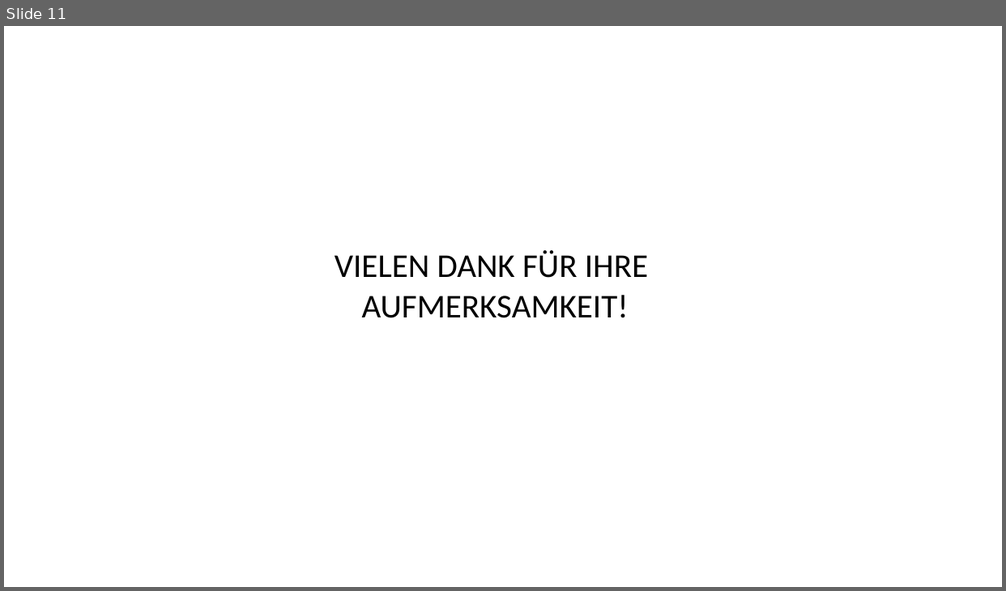
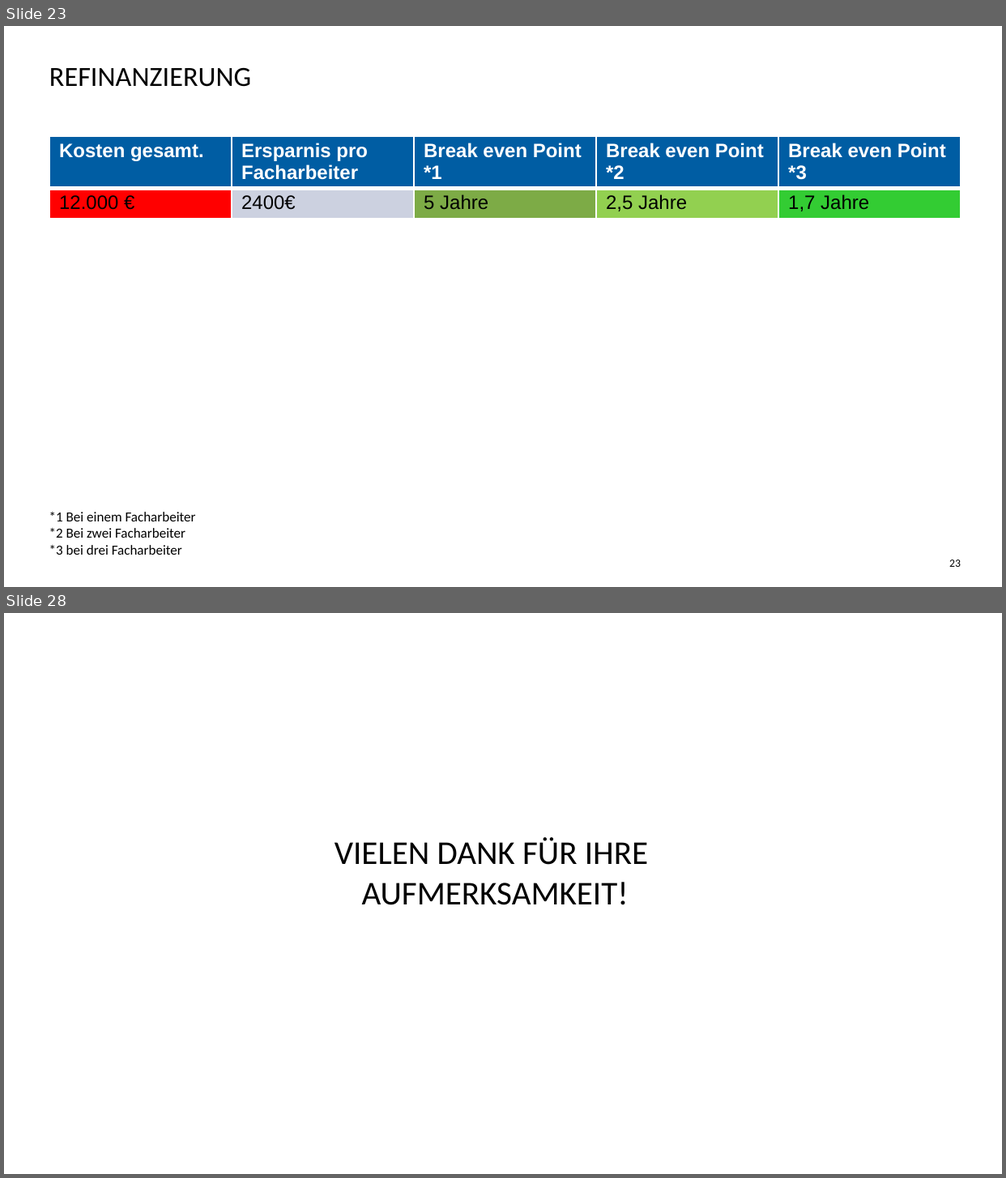
Before and after one commit to Elinuschka/H-DSkript, a slide deck: Candidate Accessment System.pptx. Shown one above the other, each under a label of ours: slide 11 before the commit, slides 23 and 28 after it; the slides between them are not shown. The pictures are 1006x591 and 1006x1178 pixels, drawn with LibreOffice and Linux fonts; fonts in the diff are those of the drawing; background and template pictures are left out. Boxes give left, top, right and bottom in pixels: in the first picture for what was removed or moved away, otherwise in the second. Text is boxed around its words. In the diff, an @@ line names an element or a change of style, - is before the commit and + after.

```diff
--- a/Candidate Accessment System.pptx
+++ b/Candidate Accessment System.pptx
@@ slide 23 added at box(4, 26, 1002, 587), background #FFFFFF @@
@@ title added at box(49, 67, 251, 87), 20 pt, text #000000 @@
+REFINANZIERUNG
@@ table added at box(49, 136, 962, 220), 2 rows, 5 columns @@
+Kosten gesamt. | Ersparnis pro Facharbeiter | Break even Point *1 | Break even Point *2 | Break even Point *3
+12.000 € | 2400€ | 5 Jahre | 2,5 Jahre | 1,7 Jahre
@@ text added at box(49, 512, 196, 555), 10 pt, text #000000 @@
+*1 Bei einem Facharbeiter
+*2 Bei zwei Facharbeiter
+*3 bei drei Facharbeiter
@@ page number added at box(949, 560, 961, 567), 8 pt, text #000000 @@
+23
@@ what was slide 11 is now slide 28 @@
```
Also in this commit, not shown: 2 slides changed, 23 other slides added, 7 slides removed.
